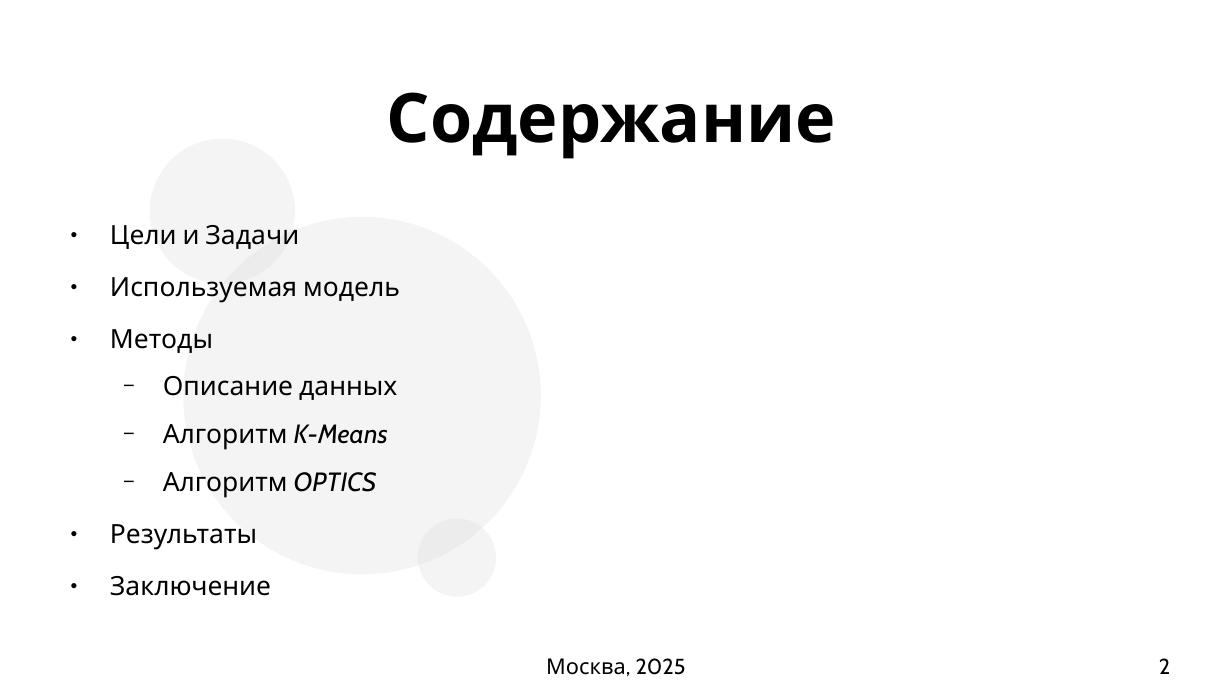
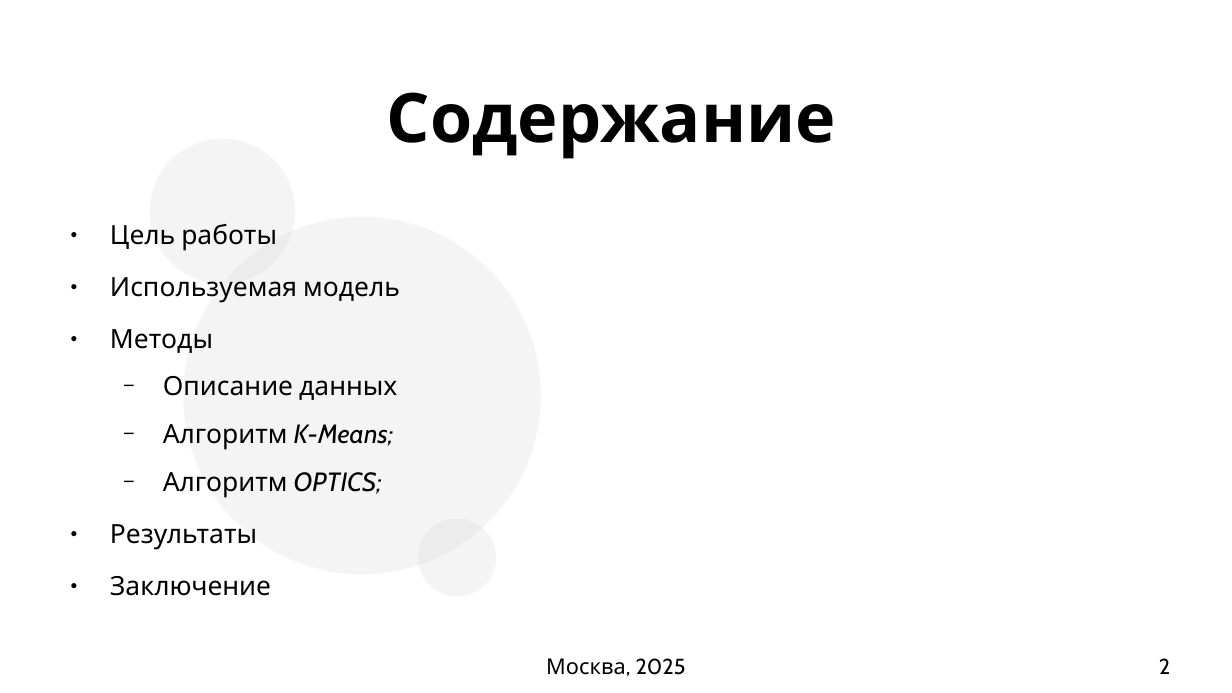
Before and after one commit to succSeeded/MSc, a slide deck: slide 2 of NLP/HW3/presentation_kirdin.odp. Drawn at 1232x693 pixels with LibreOffice and Linux fonts; fonts in the diff are those of the drawing; background and template pictures are left out. Boxes give left, top, right and bottom in pixels: in the first picture for what was removed or moved away, otherwise in the second. Text is boxed around its words. In the diff, an @@ line names an element or a change of style, - is before the commit and + after.

```diff
--- a/NLP/HW3/presentation_kirdin.odp
+++ b/NLP/HW3/presentation_kirdin.odp
@@ text at [110,224,277,251]: text changed @@
-● Цели и Задачи
+● Цель работы
@@ text at [163,424,394,498]: text changed @@
-  − Алгоритм K-Means
-  − Алгоритм OPTICS
+  − Алгоритм K-Means;
+  − Алгоритм OPTICS;
```
Also in this commit, not shown: 9 other slides changed, 38 other files.
